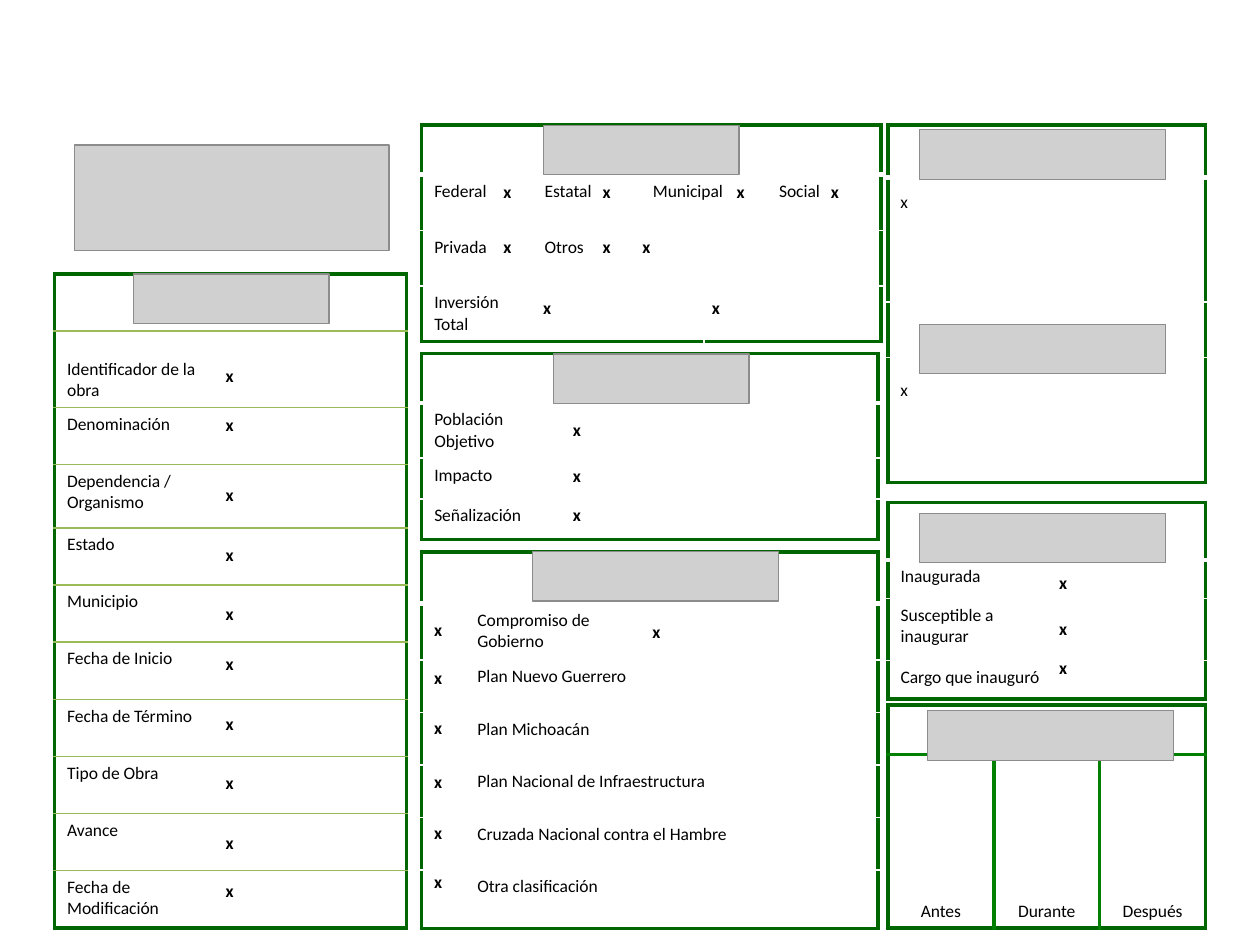
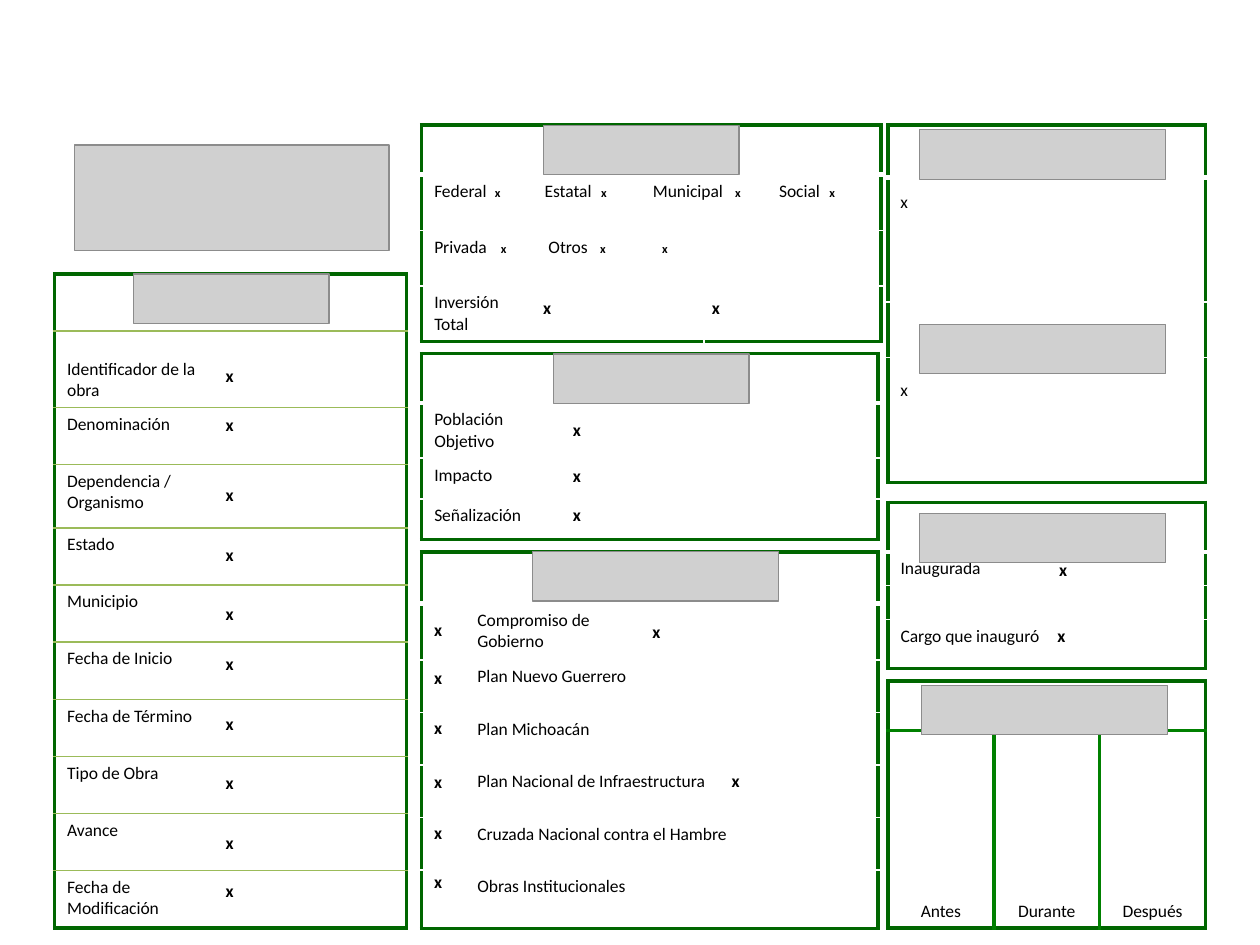
Before and after one commit to fpedro23/djangoObras, a slide deck: slide 1 of obras/static/ppt/FichaTecnicaObras.pptx. Drawn at 1260x945 pixels with LibreOffice and Linux fonts; fonts in the diff are those of the drawing; grey boxes stand for pictures; background and template pictures are left out. Boxes give left, top, right and bottom in pixels: in the first picture for what was removed or moved away, otherwise in the second. Text is boxed around its words. In the diff, an @@ line names an element or a change of style, - is before the commit and + after.

Commit message:
listado de excel imprime montos de inversión, Ficha técnica imprime montos de inversión, corregida la etiqueta OTRA CLASIFICACION por Obras Institucionales, Eliminación de X cuando no existe subclasificación, ya muestra la sub clasificación PNI en ficha técnica, se eliminó Susceptible de inaugurar.

```diff
--- a/obras/static/ppt/FichaTecnicaObras.pptx
+++ b/obras/static/ppt/FichaTecnicaObras.pptx
@@ size 10 to 7 pt in 7 elements at (x1=600, y1=247, x2=606, y2=253), (x1=735, y1=191, x2=741, y2=197), (x1=662, y1=247, x2=668, y2=253), (x1=501, y1=247, x2=507, y2=253), (x1=495, y1=191, x2=501, y2=197), (x1=601, y1=191, x2=607, y2=197), (x1=829, y1=191, x2=835, y2=197) @@
@@ text "x" moved from (x1=642, y1=244, x2=650, y2=253) to (x1=662, y1=247, x2=668, y2=253) @@
@@ table at (x1=888, y1=503, x2=1206, y2=669) @@
-row 3, column 1: Susceptible a inaugurar
+row 3, column 1: 
@@ table at (x1=422, y1=552, x2=878, y2=929) @@
-row 7, column 2: Otra clasificación
+row 7, column 2: Obras Institucionales
@@ text "x" rewrapped from (x1=1059, y1=580, x2=1067, y2=589) to (x1=1059, y1=562, x2=1067, y2=576) @@
@@ text "x" moved from (x1=1059, y1=665, x2=1067, y2=674) to (x1=1057, y1=633, x2=1065, y2=642) @@
@@ table resized from (x1=888, y1=704, x2=1206, y2=929) to (x1=888, y1=680, x2=1206, y2=929) @@
@@ picture moved from (x1=927, y1=711, x2=1173, y2=760) to (x1=921, y1=685, x2=1167, y2=735) @@
@@ text "x" moved from (x1=1059, y1=626, x2=1067, y2=635) to (x1=732, y1=778, x2=740, y2=787) @@
```
Also in this commit, not shown: 3 other files.
